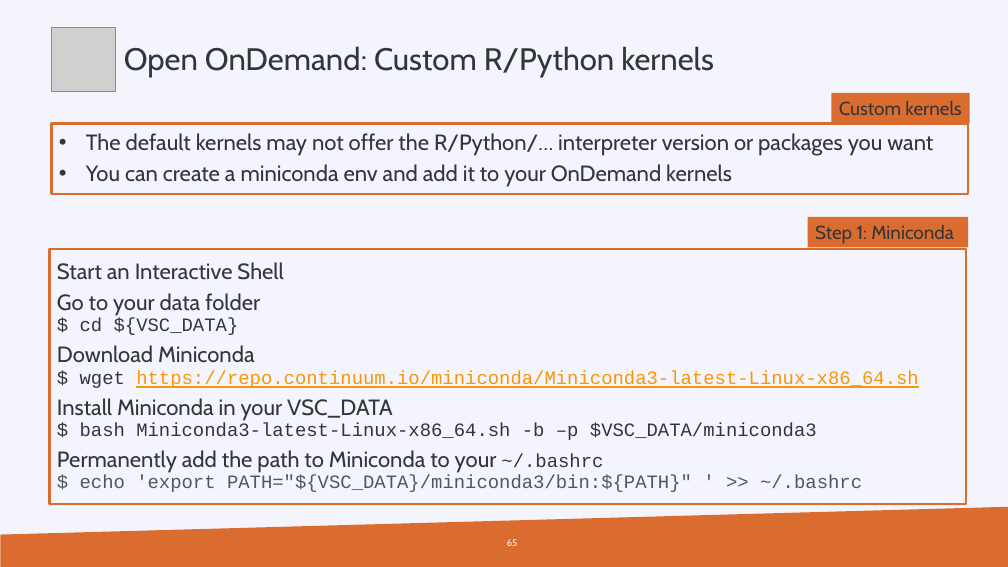
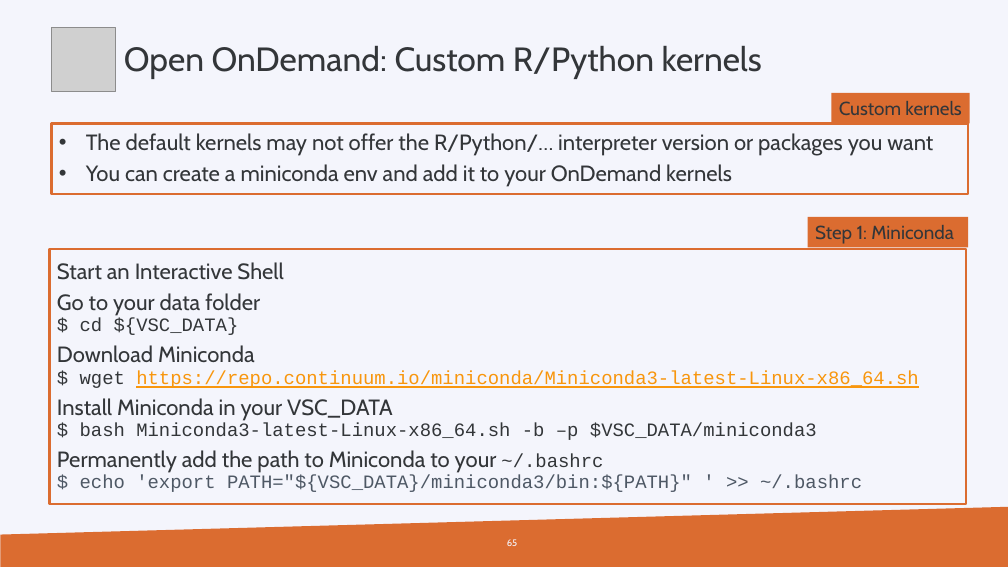
Before and after one commit to hpcleuven/HPC-intro, a slide deck: slide 65 of HPCintro.pptx. Drawn at 1008x567 pixels with LibreOffice and Linux fonts; fonts in the diff are those of the drawing; grey boxes stand for pictures; background and template pictures are left out. Boxes give left, top, right and bottom in pixels: in the first picture for what was removed or moved away, otherwise in the second. Text is boxed around its words. In the diff, an @@ line names an element or a change of style, - is before the commit and + after.

```diff
--- a/HPCintro.pptx
+++ b/HPCintro.pptx
@@ text "Open OnDemand: Custom R/Python kernels" at box(124, 46, 762, 79): size 29.6 to 32 pt @@
```
Also in this commit, not shown: 8 other slides changed, 1 other file.
